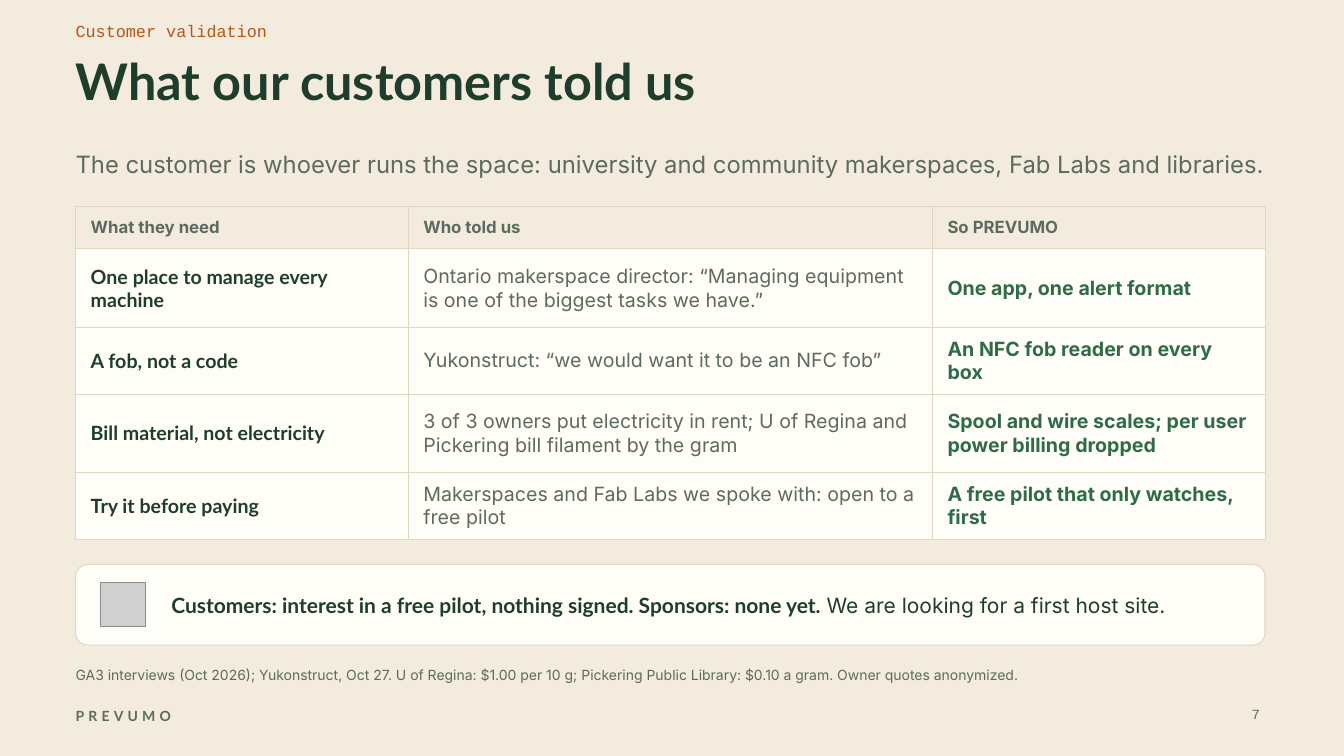
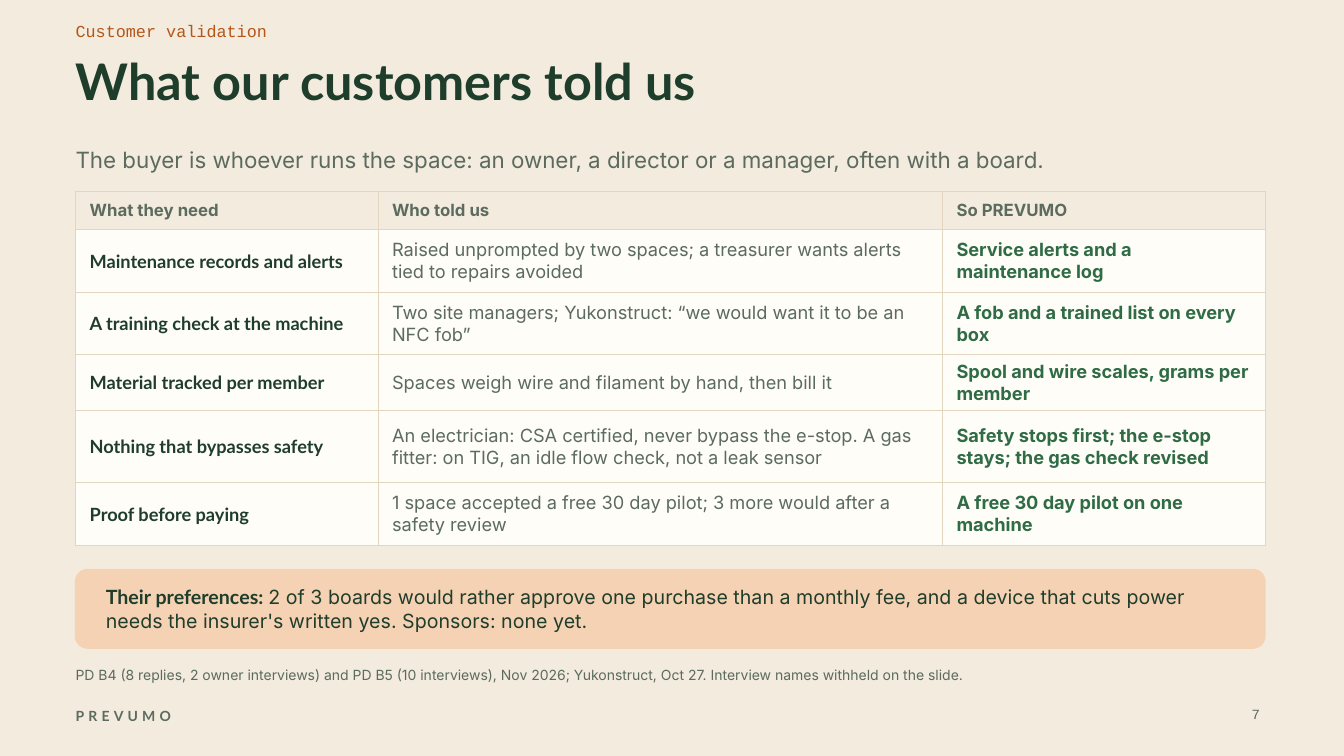
Before and after one commit to WAHB22/wahbs-world, a slide deck: slide 7 of prevumo/deliverables/final/PREVUMO-final.pptx. Drawn at 1344x756 pixels with LibreOffice and Linux fonts; fonts in the diff are those of the drawing; grey boxes stand for pictures. Boxes give left, top, right and bottom in pixels: in the first picture for what was removed or moved away, otherwise in the second. Text is boxed around its words. In the diff, an @@ line names an element or a change of style, - is before the commit and + after.

```diff
--- a/prevumo/deliverables/final/PREVUMO-final.pptx
+++ b/prevumo/deliverables/final/PREVUMO-final.pptx
@@ text at <box>76,151,1044,173</box>: text changed; size 17 to 16 pt @@
-The customer is whoever runs the space: university and community makerspaces, Fab Labs and libraries.
+The buyer is whoever runs the space: an owner, a director or a manager, often with a board.
@@ table at <box>76,192,1265,539</box> @@
-row 2: One place to manage every machine | Ontario makerspace director: “Managing equipment is one of the biggest tasks we have.” | One app, one alert format
-row 3: A fob, not a code | Yukonstruct: “we would want it to be an NFC fob” | An NFC fob reader on every box
-row 4: Bill material, not electricity | 3 of 3 owners put electricity in rent; U of Regina and Pickering bill filament by the gram | Spool and wire scales; per user power billing dropped
-row 5: Try it before paying | Makerspaces and Fab Labs we spoke with: open to a free pilot | A free pilot that only watches, first
+row 2: Maintenance records and alerts | Raised unprompted by two spaces; a treasurer wants alerts tied to repairs avoided | Service alerts and a maintenance log
+row 3: A training check at the machine | Two site managers; Yukonstruct: “we would want it to be an NFC fob” | A fob and a trained list on every box
+row 4: Material tracked per member | Spaces weigh wire and filament by hand, then bill it | Spool and wire scales, grams per member
+row 5: Nothing that bypasses safety | An electrician: CSA certified, never bypass the e-stop. A gas fitter: on TIG, an idle flow check, not a leak sensor | Safety stops first; the e-stop stays; the gas check revised
+row 6: Proof before paying | 1 space accepted a free 30 day pilot; 3 more would after a safety review | A free 30 day pilot on one machine
@@ table: place and size @@
-table at <box>76,207,1265,532</box>
+table at <box>76,192,1265,539</box>
@@ rounded rectangle: place and size @@
-rounded rectangle at <box>76,565,1265,645</box>
+rounded rectangle at <box>76,570,1265,648</box>
@@ rounded rectangle at <box>76,570,1265,648</box>: fill #FFFDF8 to #F6D2B4; outline #E3D6C0 0.75 pt to #F6D2B4 1 pt; proportions changed @@
@@ picture removed at <box>101,583,145,627</box> @@
@@ text added at <box>106,589,1185,632</box>, 14 pt, text #1F3D2B @@
+Their preferences: 2 of 3 boards would rather approve one purchase than a monthly fee, and a device that cuts power needs the insurer's written yes. Sponsors: none yet.
@@ text at <box>76,668,963,683</box>: text changed; size 15 to 10 pt; font Lato to Inter; text colour #1F3D2B to #5B6B5F; bold off @@
-Customers: interest in a free pilot, nothing signed. Sponsors: none yet. We are looking for a first host site.
+PD B4 (8 replies, 2 owner interviews) and PD B5 (10 interviews), Nov 2026; Yukonstruct, Oct 27. Interview names withheld on the slide.
@@ text removed at <box>76,668,1018,683</box> @@
-GA3 interviews (Oct 2026); Yukonstruct, Oct 27. U of Regina: $1.00 per 10 g; Pickering Public Library: $0.10 a gram. Owner quotes anonymized.
```
Also in this commit, not shown: 6 other slides changed, 3 slides added, 3 slides removed, 11 other files.
